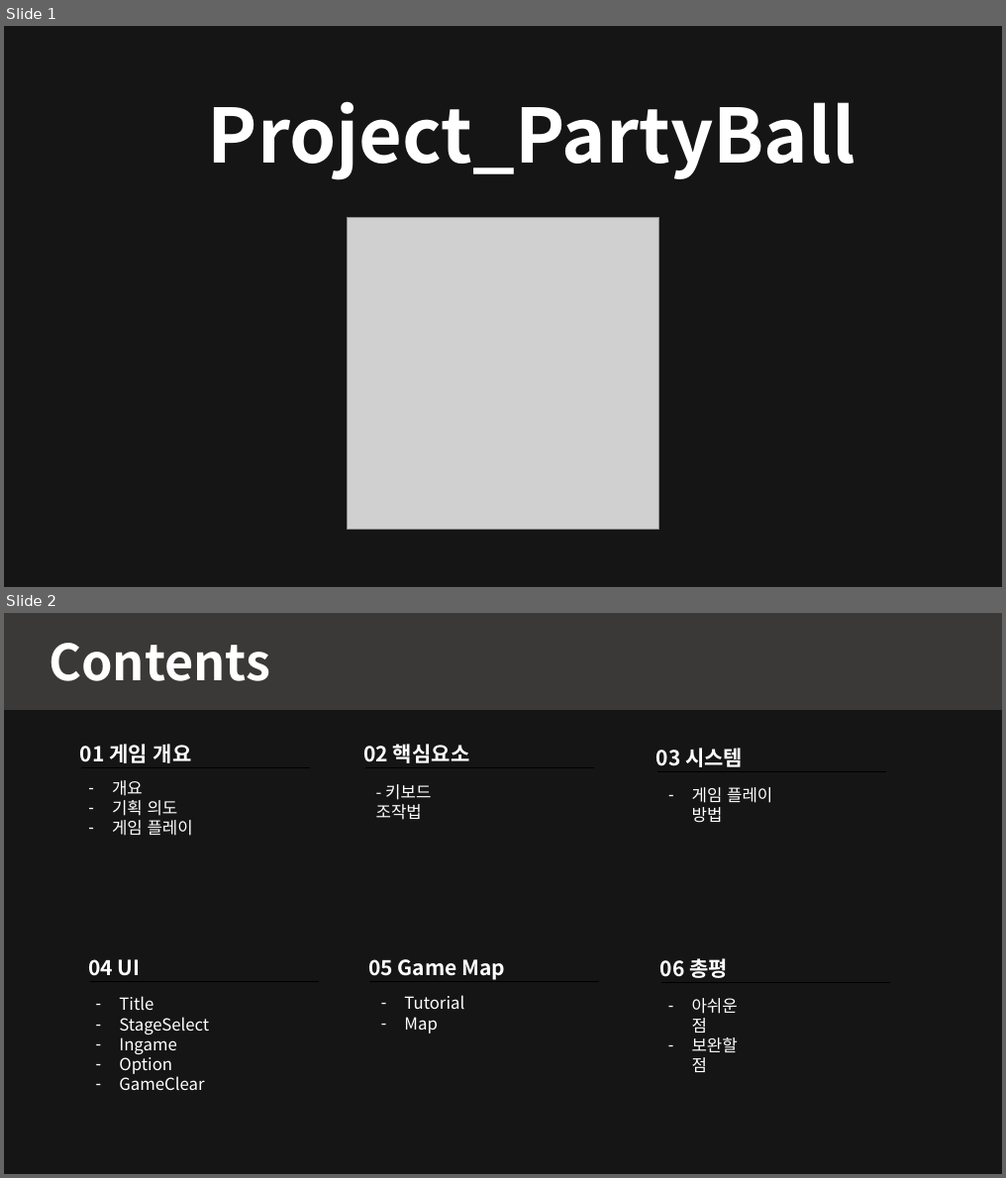
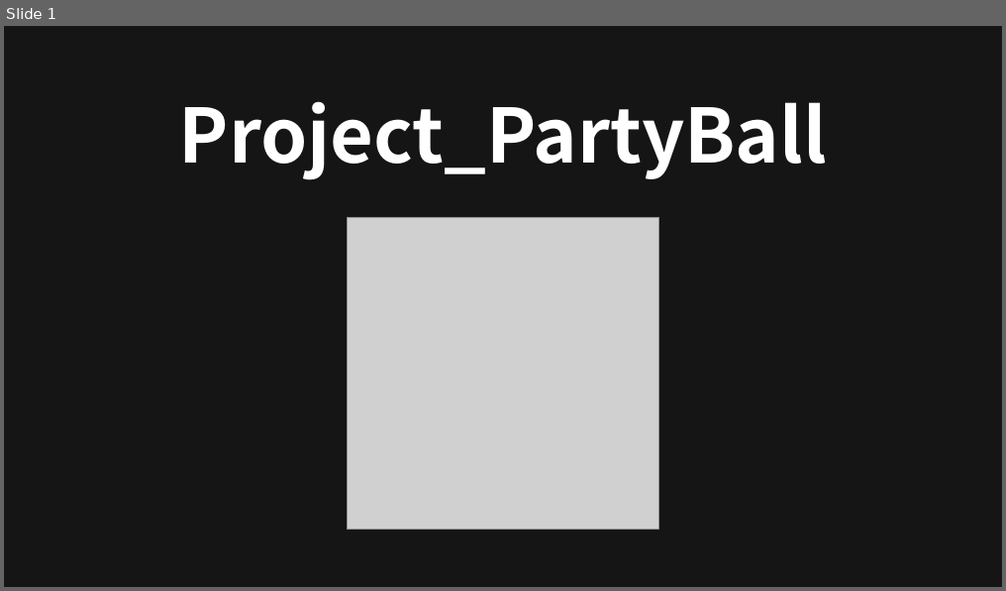
Before and after one commit to kjpark102312/Jagu_Agis, a slide deck: Presentation/AGIS 발표자료.pptx. Shown one above the other, each under a label of ours: slides 1 and 2 before the commit, slide 1 after it. The pictures are 1006x1178 and 1006x591 pixels, drawn with LibreOffice and Linux fonts; fonts in the diff are those of the drawing; grey boxes stand for pictures; background and template pictures are left out; a plain dark background stands for a picture behind light text. Boxes give left, top, right and bottom in pixels: in the first picture for what was removed or moved away, otherwise in the second. Text is boxed around its words. In the diff, an @@ line names an element or a change of style, - is before the commit and + after.

```diff
--- a/Presentation/AGIS 발표자료.pptx
+++ b/Presentation/AGIS 발표자료.pptx
@@ slide 2 removed at bbox=[4, 613, 1002, 1174], background picture (left out) @@
@@ rectangle removed at bbox=[4, 613, 1002, 1174] @@
@@ rectangle removed at bbox=[4, 613, 1002, 710] @@
@@ text removed at bbox=[49, 643, 270, 681] @@
-Contents
@@ text removed at bbox=[80, 744, 192, 763] @@
-01 게임 개요
@@ text removed at bbox=[363, 744, 469, 763] @@
-02 핵심요소
@@ text removed at bbox=[656, 748, 743, 767] @@
-03 시스템
@@ line removed from (81, 768) to (310, 768) @@
@@ text removed at bbox=[112, 780, 193, 836] @@
-– 개요
-– 기획 의도
-– 게임 플레이
@@ line removed from (364, 768) to (595, 768) @@
@@ text removed at bbox=[376, 784, 431, 820] @@
-- 키보드 조작법
@@ line removed from (657, 771) to (887, 771) @@
@@ text removed at bbox=[692, 787, 772, 823] @@
-– 게임 플레이 방법
@@ text removed at bbox=[88, 959, 141, 976] @@
-04 UI
@@ text removed at bbox=[368, 959, 506, 980] @@
-05 Game Map
@@ text removed at bbox=[660, 959, 728, 978] @@
-06 총평
@@ line removed from (90, 981) to (319, 981) @@
@@ text removed at bbox=[119, 996, 209, 1090] @@
-– Title
-– StageSelect
-– Ingame
-– Option
-– GameClear
@@ line removed from (370, 981) to (599, 981) @@
@@ text removed at bbox=[404, 995, 464, 1034] @@
-– Tutorial
-– Map
@@ line removed from (661, 982) to (890, 982) @@
@@ text removed at bbox=[692, 998, 738, 1072] @@
-– 아쉬운 점
-– 보완할 점
@@ slide 1 changed as well @@
@@ text "Project_PartyBall": place and size @@
-text "Project_PartyBall" at bbox=[208, 101, 855, 180]
+text "Project_PartyBall" at bbox=[179, 101, 827, 180]
```
Also in this commit, not shown: 2 other slides changed, 3 slides added, 7 other slides removed.
